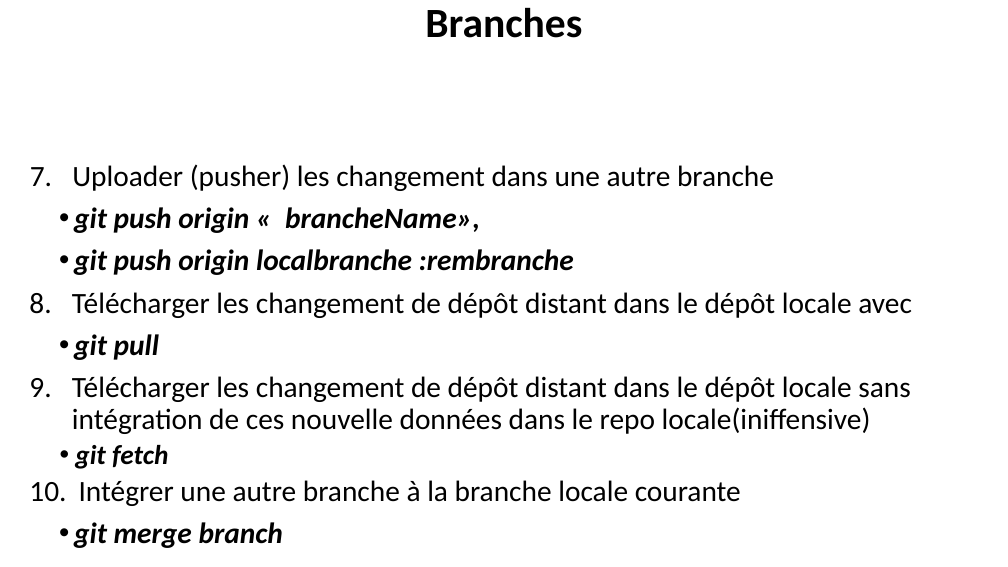
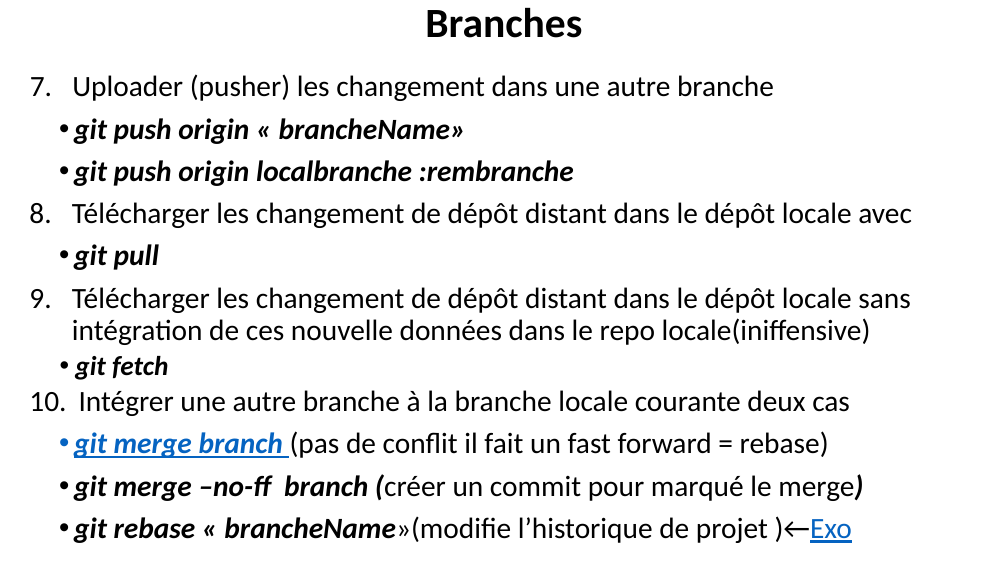
Before and after one commit to belakebiboussad/form, a slide deck: slide 14 of Formation Git.pptx. Drawn at 1008x567 pixels with LibreOffice and Linux fonts; fonts in the diff are those of the drawing. Boxes give left, top, right and bottom in pixels: in the first picture for what was removed or moved away, otherwise in the second. Text is boxed around its words. In the diff, an @@ line names an element or a change of style, - is before the commit and + after.

```diff
--- a/Formation Git.pptx
+++ b/Formation Git.pptx
@@ text "Uploader (pusher) les changement dans ...": place and size @@
-text "Uploader (pusher) les changement dans ..." at [72,164,912,548]
+text "Uploader (pusher) les changement dans ..." at [72,74,912,543]
@@ text at [74,118,466,144]: text changed @@
-• git push origin « brancheName»,
+• git push origin « brancheName»
@@ text at [74,390,863,543]: text changed @@
-  10. Intégrer une autre branche à la branche locale courante
-  • git merge branch
+  10. Intégrer une autre branche à la branche locale courante deux cas
+  • git merge branch (pas de conflit il fait un fast forward = rebase)
+  • git merge –no-ff branch (créer un commit pour marqué le merge)
+  • git rebase « brancheName»(modifie l’historique de projet )←Exo
```
Also in this commit, not shown: 2 other slides changed, 3 slides added, 1 slide removed, 1 other file.
